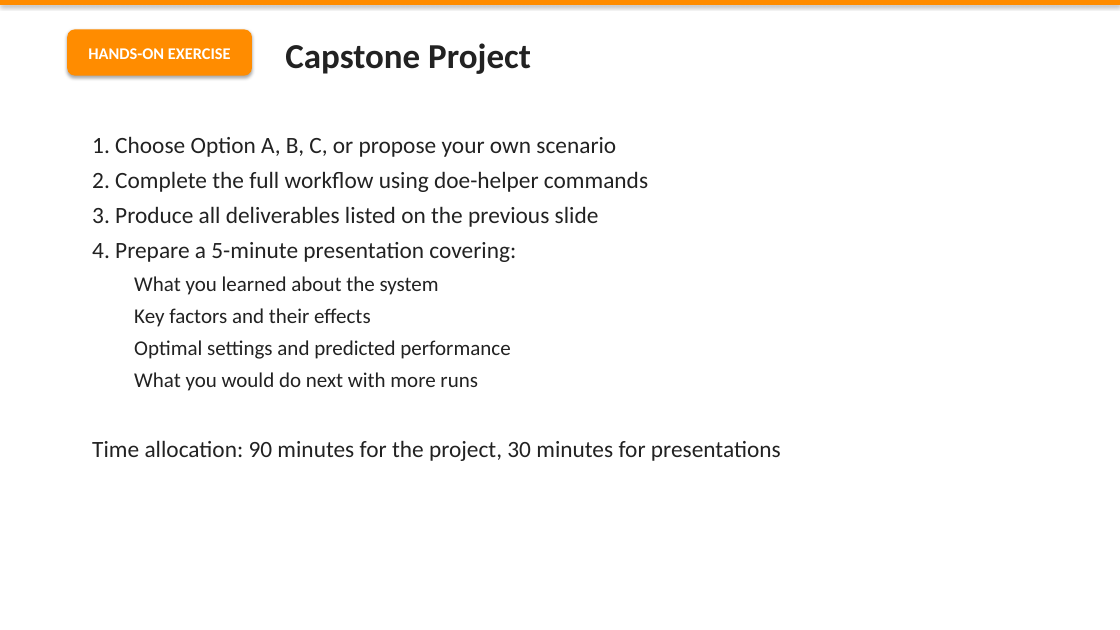
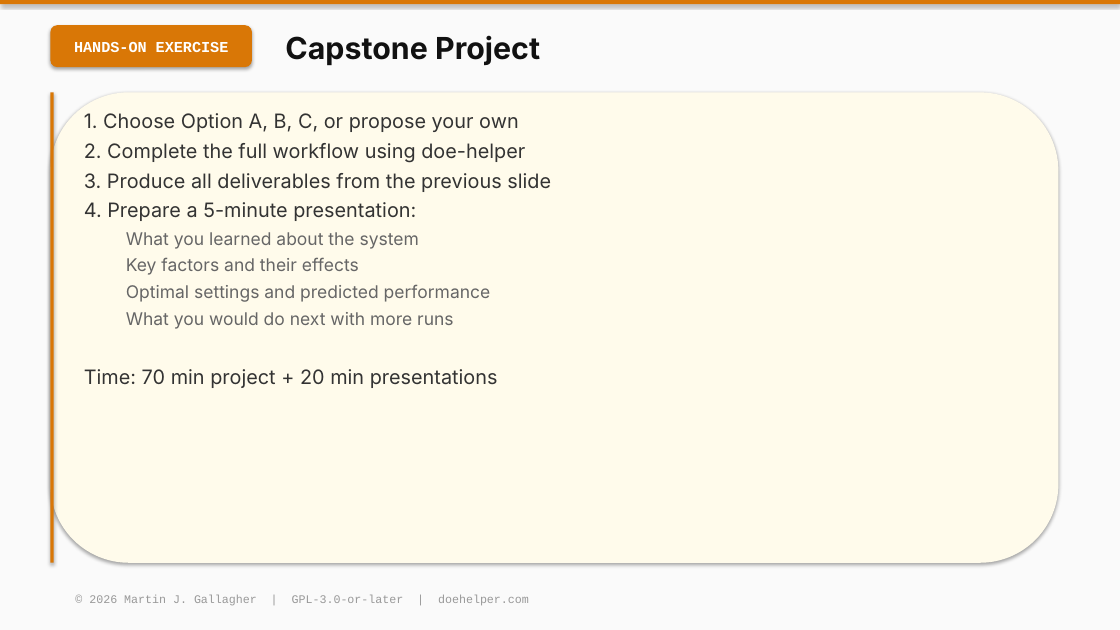
Before and after one commit to MartinGallagher-code/design_of_experiments, a slide deck: slide 8 of training/slides/Module_08_Capstone.pptx (slide 9 before the commit). Drawn at 1120x630 pixels with LibreOffice and Linux fonts; fonts in the diff are those of the drawing. Boxes give left, top, right and bottom in pixels: in the first picture for what was removed or moved away, otherwise in the second. Text is boxed around its words. In the diff, an @@ line names an element or a change of style, - is before the commit and + after.

```diff
--- a/training/slides/Module_08_Capstone.pptx
+++ b/training/slides/Module_08_Capstone.pptx
@@ background #FFFFFF to #FAFAFA @@
@@ rectangle at [0, 0, 1120, 4]: fill #FF8C00 to #D97706 @@
@@ rounded rectangle "HANDS-ON EXERCISE": place and size @@
-rounded rectangle "HANDS-ON EXERCISE" at [67, 29, 252, 76]
+rounded rectangle "HANDS-ON EXERCISE" at [50, 25, 252, 67]
@@ rounded rectangle "HANDS-ON EXERCISE" at [50, 25, 252, 67]: size 14 to 13 pt, font Calibri to Courier New; fill #FF8C00 to #D97706 @@
@@ text "Capstone Project" at [285, 35, 540, 66]: size 30 to 26 pt, font Calibri to Inter, text colour #222222 to #111111 @@
@@ rounded rectangle added at [50, 92, 1059, 563], fill #FFFBEB @@
@@ rectangle added at [50, 92, 54, 563], fill #D97706 @@
@@ text "1. Choose Option A, B, ...": place and size @@
-text "1. Choose Option A, B, ..." at [92, 136, 781, 461]
+text "1. Choose Option A, B, ..." at [84, 113, 551, 388]
@@ text at [84, 113, 551, 221]: text changed; size 20 to 17 pt; font Calibri to Inter; text colour #222222 to #333333 @@
-1. Choose Option A, B, C, or propose your own scenario
-2. Complete the full workflow using doe-helper commands
-3. Produce all deliverables listed on the previous slide
-4. Prepare a 5-minute presentation covering:
+1. Choose Option A, B, C, or propose your own
+2. Complete the full workflow using doe-helper
+3. Produce all deliverables from the previous slide
+4. Prepare a 5-minute presentation:
@@ text at [126, 232, 491, 329]: size 18 to 15 pt, font Calibri to Inter, text colour #222222 to #666666 in "What you learned about the system", "Key factors and their effects", "Optimal settings and predicted performance", "What you would do next with more ..."; less space between paragraphs @@
@@ text at [84, 369, 498, 388]: text changed; size 20 to 17 pt; font Calibri to Inter; text colour #222222 to #333333 @@
-Time allocation: 90 minutes for the project, 30 minutes for presentations
+Time: 70 min project + 20 min presentations
@@ text added at [89, 595, 529, 605], 10 pt, text #999999 @@
+© 2026 Martin J. Gallagher | GPL-3.0-or-later | doehelper.com
```
Also in this commit, not shown: 9 other slides changed, 2 slides added, 3 slides removed, 8 other files.
